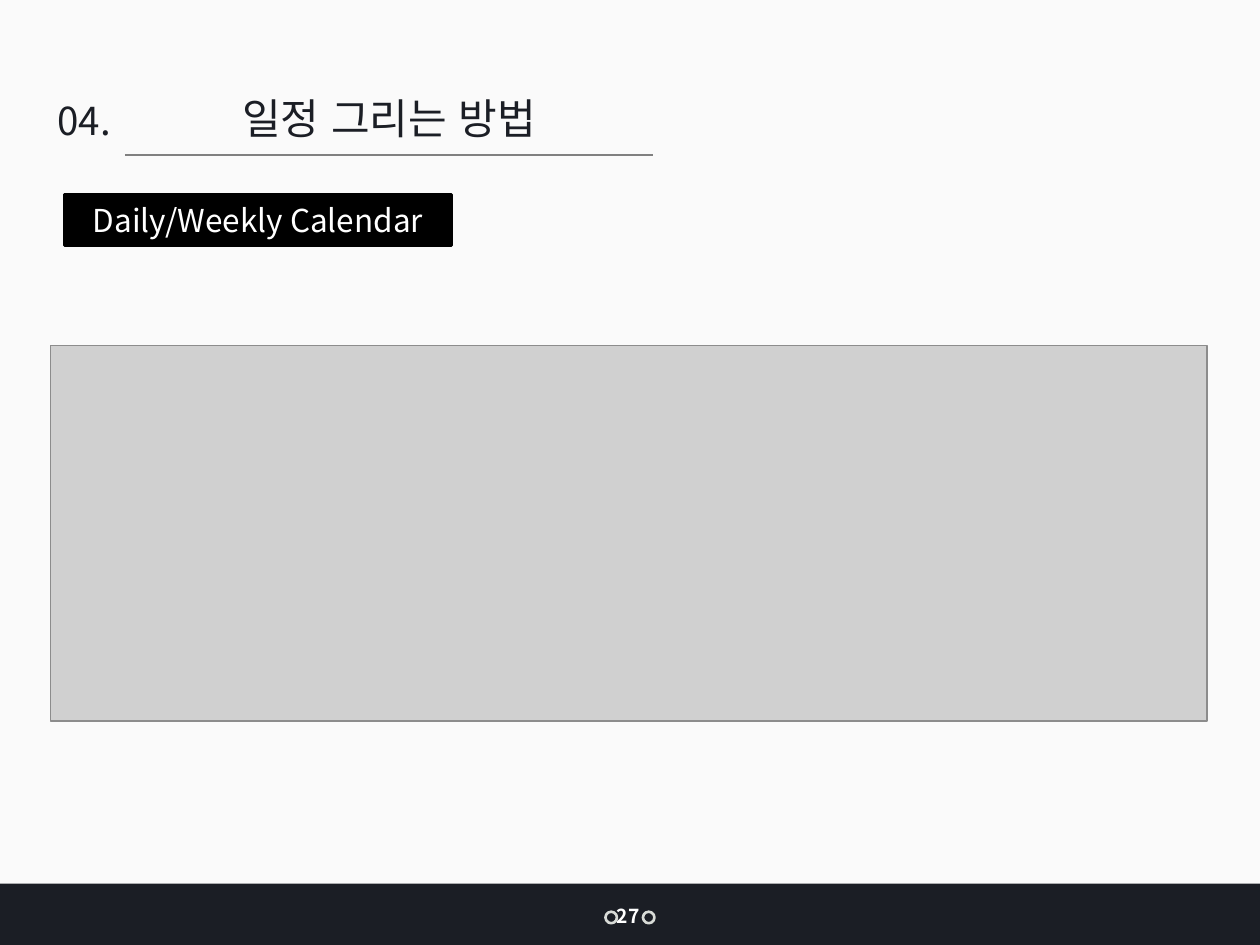
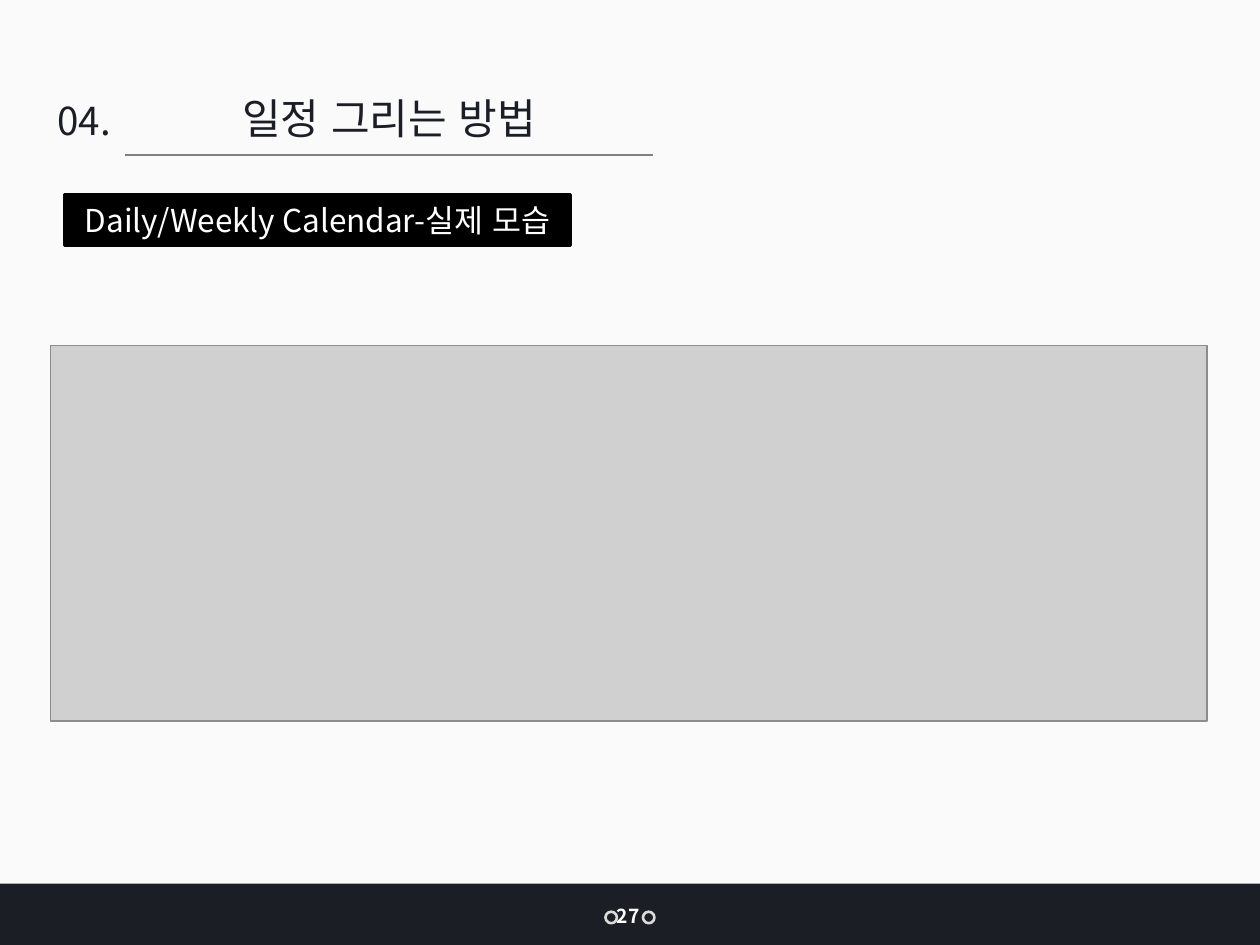
Before and after one commit to jangys/calendarProjectDocument, a slide deck: slide 44 of 인턴 최종 발표_장연수.pptx (slide 42 before the commit). Drawn at 1260x945 pixels with LibreOffice and Linux fonts; fonts in the diff are those of the drawing; grey boxes stand for pictures. Boxes give left, top, right and bottom in pixels: in the first picture for what was removed or moved away, otherwise in the second. Text is boxed around its words. In the diff, an @@ line names an element or a change of style, - is before the commit and + after.

```diff
--- a/인턴 최종 발표_장연수.pptx
+++ b/인턴 최종 발표_장연수.pptx
@@ rectangle "Daily/Weekly Calendar-실제 모습": place and size @@
-rectangle "Daily/Weekly Calendar-실제 모습" at bbox=[64, 195, 451, 246]
+rectangle "Daily/Weekly Calendar-실제 모습" at bbox=[64, 195, 571, 246]
@@ text in rectangle at bbox=[85, 206, 550, 240]: text changed @@
-Daily/Weekly Calendar
+Daily/Weekly Calendar-실제 모습
```
Also in this commit, not shown: 33 other slides changed, 2 slides added, 3 other files.
